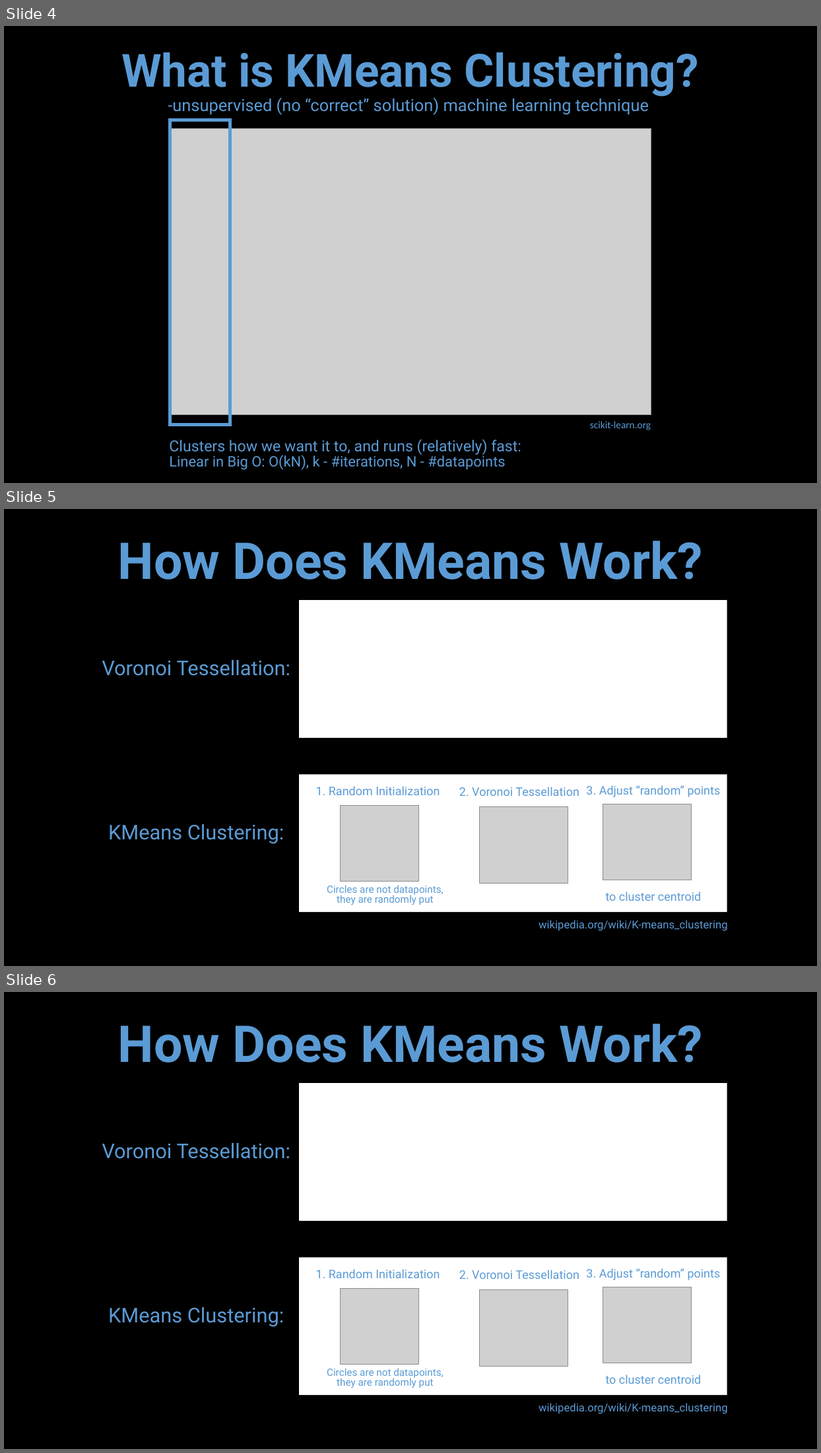
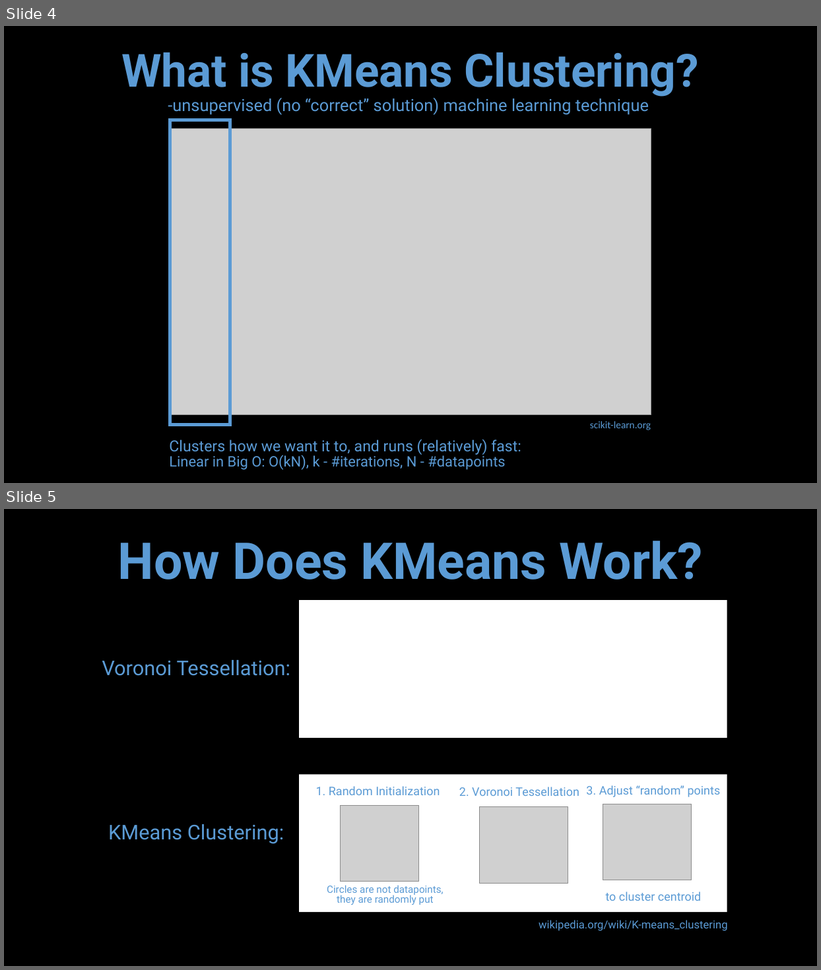
Before and after one commit to mwbub/Gaia-I3, a slide deck: Progress Report/June 12, 2018/KMeans_Clustering.pptx. Shown one above the other, each under a label of ours: slides 4, 5 and 6 before the commit, slides 4 and 5 after it. The pictures are 821x1453 and 821x970 pixels, drawn with LibreOffice and Linux fonts; fonts in the diff are those of the drawing; grey boxes stand for pictures. Boxes give left, top, right and bottom in pixels: in the first picture for what was removed or moved away, otherwise in the second. Text is boxed around its words. In the diff, an @@ line names an element or a change of style, - is before the commit and + after.

Commit message:
fixed double slide

```diff
--- a/Progress Report/June 12, 2018/KMeans_Clustering.pptx
+++ b/Progress Report/June 12, 2018/KMeans_Clustering.pptx
@@ slide 5 removed at box(4, 509, 817, 966), background #000000 @@
@@ title removed at box(118, 541, 702, 580) @@
-How Does KMeans Work?
@@ rectangle removed at box(299, 600, 727, 738) @@
@@ subtitle removed at box(102, 660, 291, 676) @@
-Voronoi Tessellation:
@@ rectangle removed at box(299, 775, 727, 913) @@
@@ text removed at box(586, 786, 721, 901) @@
-3. Adjust “random” points
-to cluster centroid
@@ text removed at box(316, 786, 440, 795) @@
-1. Random Initialization
@@ picture removed at box(340, 805, 418, 882) @@
@@ text removed at box(459, 787, 580, 796) @@
-2. Voronoi Tessellation
@@ picture removed at box(604, 804, 692, 881) @@
@@ text removed at box(108, 824, 284, 844) @@
-KMeans Clustering:
@@ picture removed at box(480, 807, 568, 883) @@
@@ text removed at box(327, 885, 443, 905) @@
-Circles are not datapoints, they are randomly put
@@ text removed at box(539, 920, 728, 931) @@
-wikipedia.org/wiki/K-means_clustering
@@ what was slide 6 is now slide 5 @@
```
Also in this commit, not shown: 1 other file.
